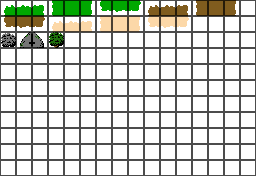
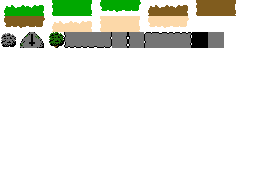
Layer changes from the first 256px x 176px image to the second:
hid "grid" over 0, 0, 256, 176
painted on "sprites" over 64, 32, 224, 48
